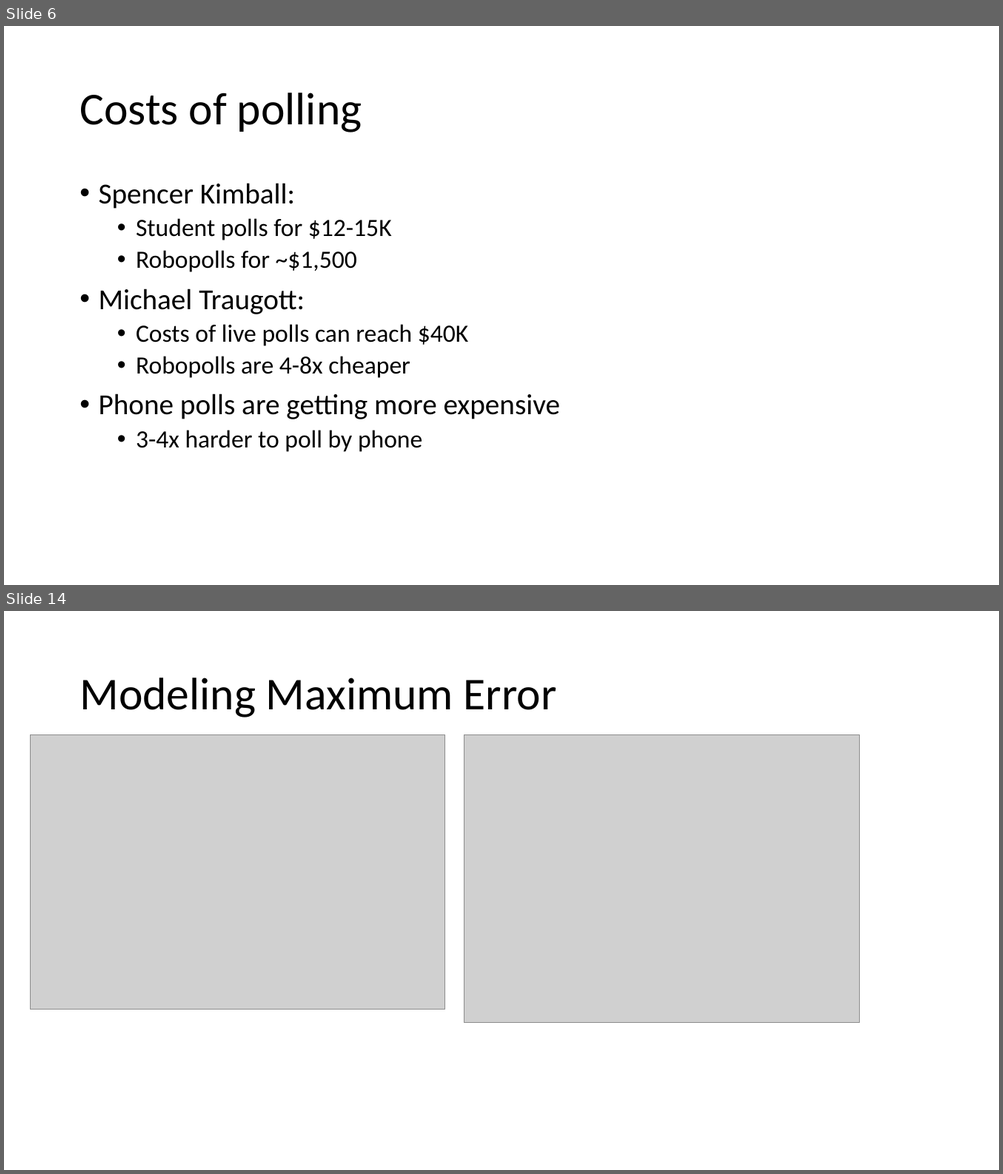
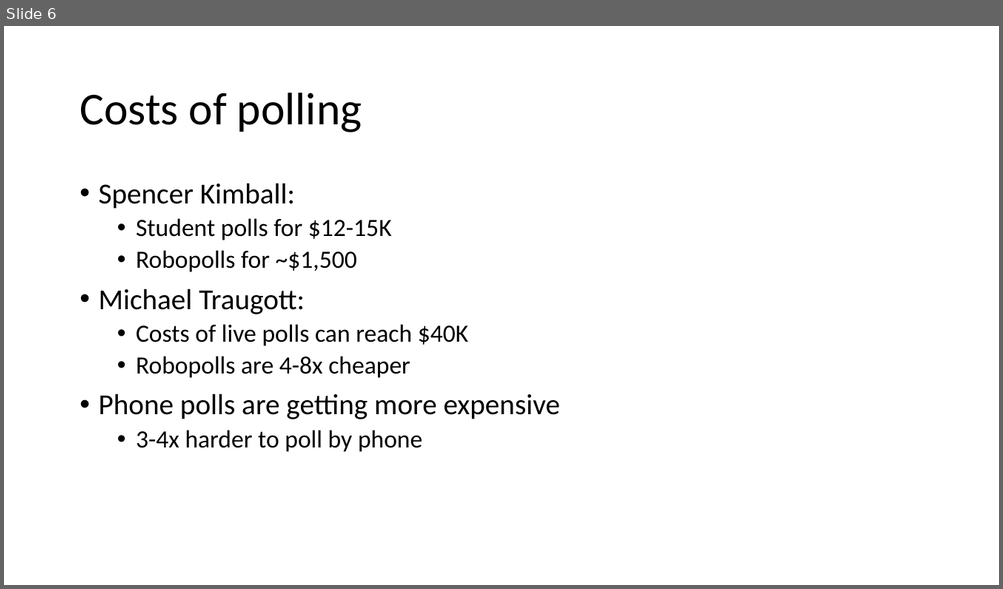
Before and after one commit to Hedgehog612/Capstone_Project_1, a slide deck: data_storytelling.pptx. Shown one above the other, each under a label of ours: slides 6 and 14 before the commit, slide 6 after it; the slides between them are not shown. The pictures are 1003x1174 and 1003x589 pixels, drawn with LibreOffice and Linux fonts; fonts in the diff are those of the drawing; grey boxes stand for pictures. Boxes give left, top, right and bottom in pixels: in the first picture for what was removed or moved away, otherwise in the second. Text is boxed around its words. In the diff, an @@ line names an element or a change of style, - is before the commit and + after.

```diff
--- a/data_storytelling.pptx
+++ b/data_storytelling.pptx
@@ slide 14 removed at (4, 611, 999, 1170), background #FFFFFF @@
@@ title removed at (79, 678, 557, 718) @@
-Modeling Maximum Error
@@ picture removed at (30, 735, 445, 1009) @@
@@ picture removed at (464, 735, 859, 1023) @@
```
Also in this commit, not shown: 3 slides changed, 8 slides added, 8 other slides removed.
